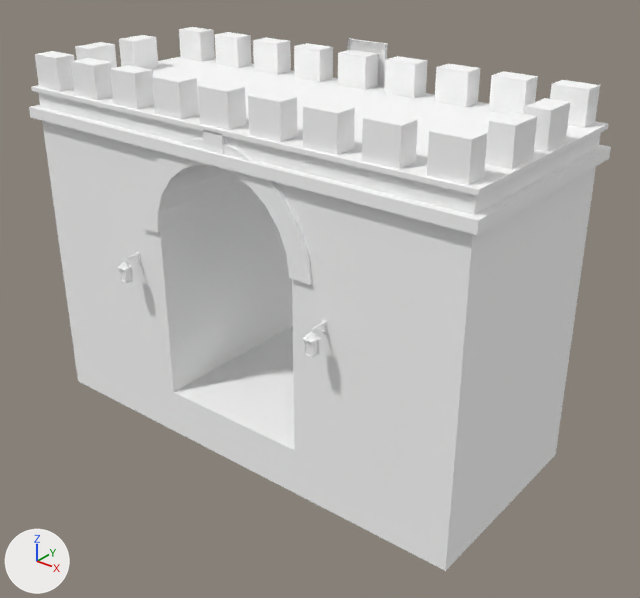
An edit to the glTF model games/yorimichi/assets/belmonte/meshes/SM_BM_BH_Porta_SE.glb, drawn before and after from the same camera.
Both versions are drawn from a camera (50 mm lens) standing at (14.84, -17.6, 13.12) and looking at (0.9, -0.18, 2.32). The axes (+X, +Y, +Z) are drawn at lower left. The lights are the same throughout. The picture after the commit comes second. Vertices at exactly the same position are counted once.

The first picture shows 'SM_BM_BH_Porta_SE'.
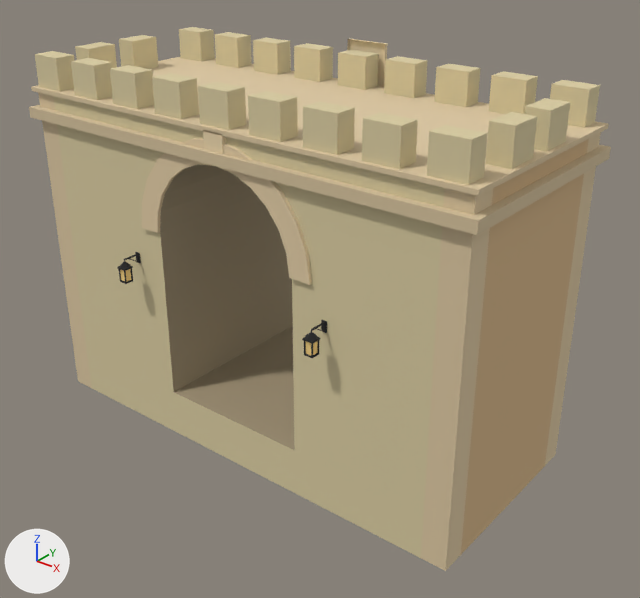
Diff of the bpy script that builds the scene:
```diff
--- a/games/yorimichi/assets/belmonte/meshes/SM_BM_BH_Porta_SE.glb.py
+++ b/games/yorimichi/assets/belmonte/meshes/SM_BM_BH_Porta_SE.glb.py
@@ me_sm_bh_porta_se @@
 me_sm_bh_porta_se.from_pydata(...)  # 1223 vertices, 1989 faces; spans x -7.22..7.22, y -3.69..3.22, z -2.0..8.8
 # used by ob_sm_bm_bh_porta_se; location = (0.0, 0.0, 0.0)
+# me_sm_bh_porta_se part 1: 1760 faces centred in x -7.22..7.22, y -3.6..3.22, z -1.87..8.8 are repainted in the vertex colours; the middle colour goes from white #ffffff to beige #dbcda2
+# me_sm_bh_porta_se part 2: 229 faces centred in x -3.45..3.45, y -3.65..3.1, z -0.6..8.4 are repainted in the vertex colours; the middle colour goes from white #ffffff to black #212121
 me_sm_bh_porta_se.materials.append(mat_bm_000_m_stone_046)
```

What differs and where, as boxes (x1, y1, x2, y2) in the pictures (640 x 598 px):
part 1 of me_sm_bh_porta_se, recoloured (white to beige): (29, 27, 611, 571) in both
part 2 of me_sm_bh_porta_se, recoloured (darker): (117, 252, 327, 450) in both
